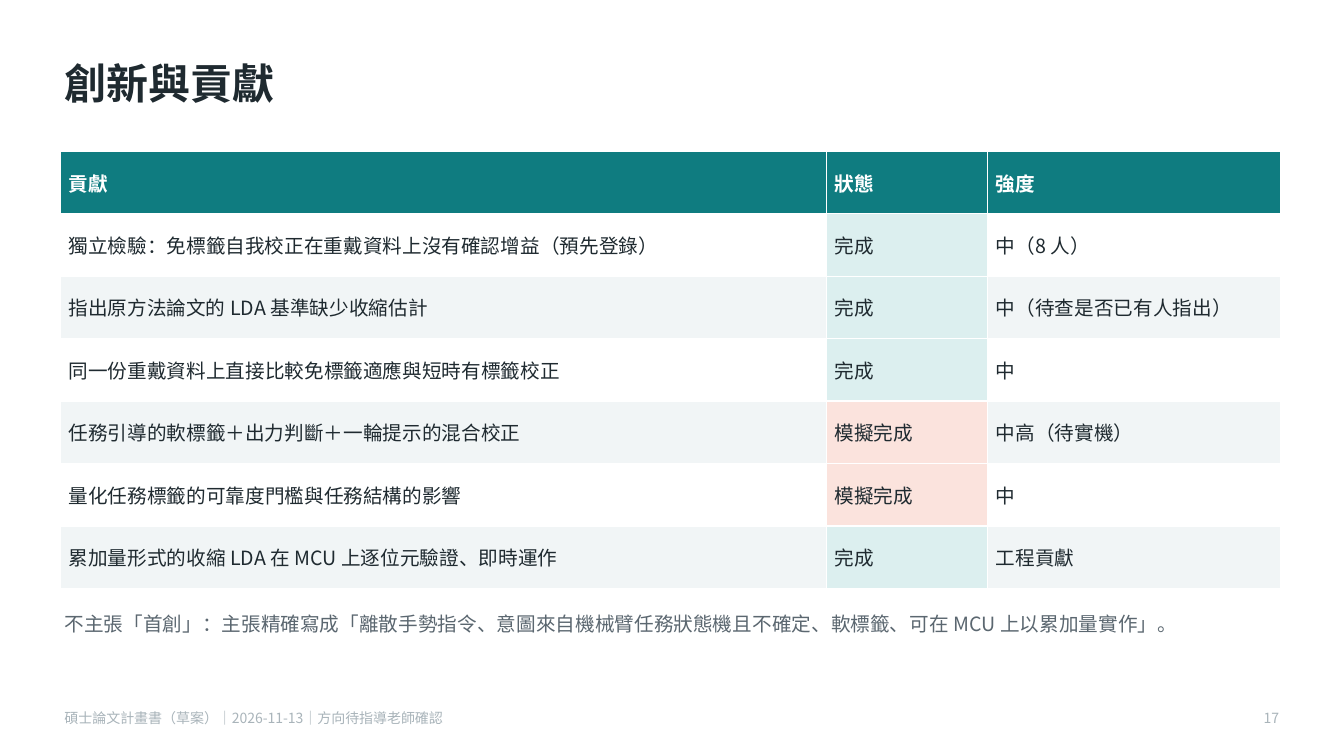
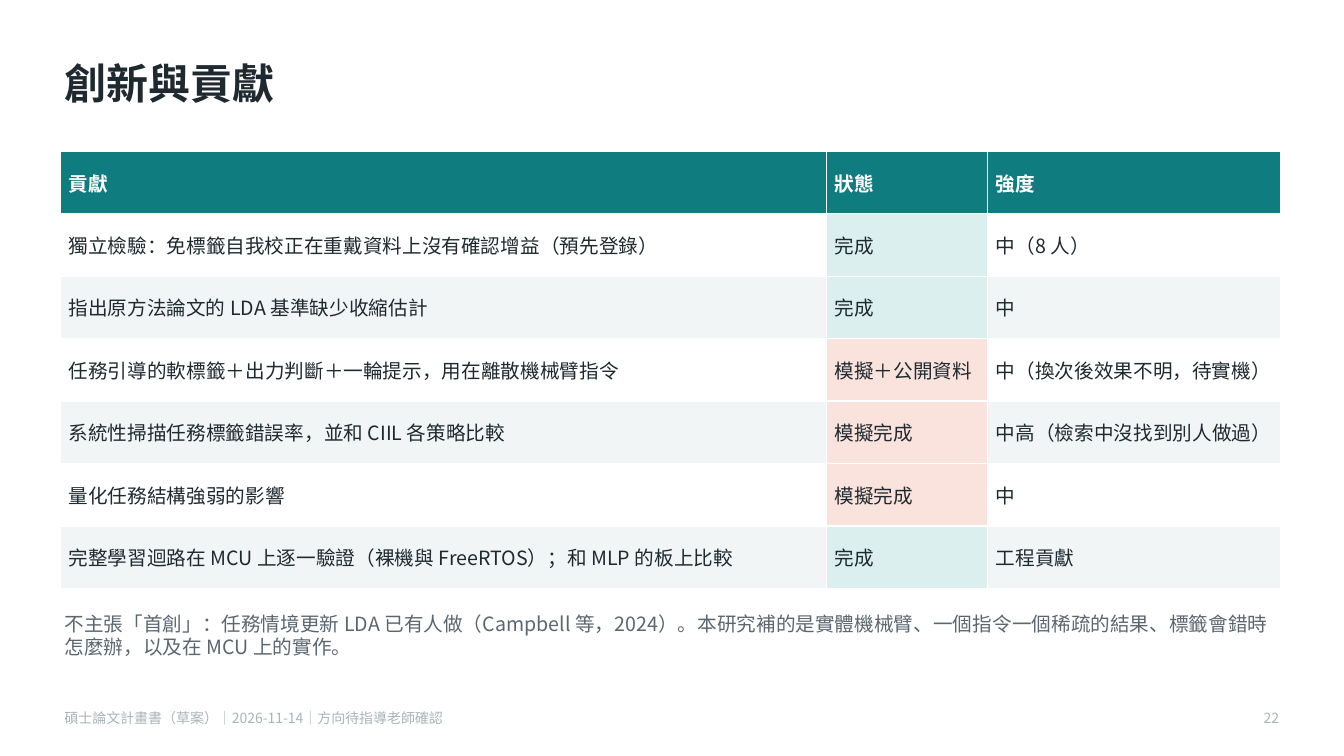
Before and after one commit to momotoofurry/pppp, a slide deck: slide 22 of docs/thesis/碩論計畫書.pptx (slide 17 before the commit). Drawn at 1344x756 pixels with LibreOffice and Linux fonts; fonts in the diff are those of the drawing. Boxes give left, top, right and bottom in pixels: in the first picture for what was removed or moved away, otherwise in the second. Text is boxed around its words. In the diff, an @@ line names an element or a change of style, - is before the commit and + after.

```diff
--- a/docs/thesis/碩論計畫書.pptx
+++ b/docs/thesis/碩論計畫書.pptx
@@ table at (x1=60, y1=151, x2=1280, y2=589) @@
-row 3, column 3: 中（待查是否已有人指出）
+row 3, column 3: 中
-row 4: 同一份重戴資料上直接比較免標籤適應與短時有標籤校正 | 完成 | 中
+row 4: 任務引導的軟標籤＋出力判斷＋一輪提示，用在離散機械臂指令 | 模擬＋公開資料 | 中（換次後效果不明，待實機）
-row 5, column 1: 任務引導的軟標籤＋出力判斷＋一輪提示的混合校正
+row 5, column 1: 系統性掃描任務標籤錯誤率，並和 CIIL 各策略比較
-row 5, column 3: 中高（待實機）
+row 5, column 3: 中高（檢索中沒找到別人做過）
-row 6, column 1: 量化任務標籤的可靠度門檻與任務結構的影響
+row 6, column 1: 量化任務結構強弱的影響
-row 7, column 1: 累加量形式的收縮 LDA 在 MCU 上逐位元驗證、即時運作
+row 7, column 1: 完整學習迴路在 MCU 上逐一驗證（裸機與 FreeRTOS）；和 MLP 的板上比較
@@ fill #DCEFEF to #FBE3DD in row 4, column 2 @@
@@ text at (x1=64, y1=614, x2=1267, y2=656): text changed @@
-不主張「首創」：主張精確寫成「離散手勢指令、意圖來自機械臂任務狀態機且不確定、軟標籤、可在 MCU 上以累加量實作」。
+不主張「首創」：任務情境更新 LDA 已有人做（Campbell 等，2024）。本研究補的是實體機械臂、一個指令一個稀疏的結果、標籤會錯時怎麼辦，以及在 MCU 上的實作。
@@ text at (x1=64, y1=711, x2=442, y2=724): text changed @@
-碩士論文計畫書（草案）｜2026-11-13｜方向待指導老師確認
+碩士論文計畫書（草案）｜2026-11-14｜方向待指導老師確認
@@ text at (x1=1264, y1=713, x2=1280, y2=723): text changed @@
-17
+22
```
Also in this commit, not shown: 20 other slides changed, 6 slides added, 42 other files.
